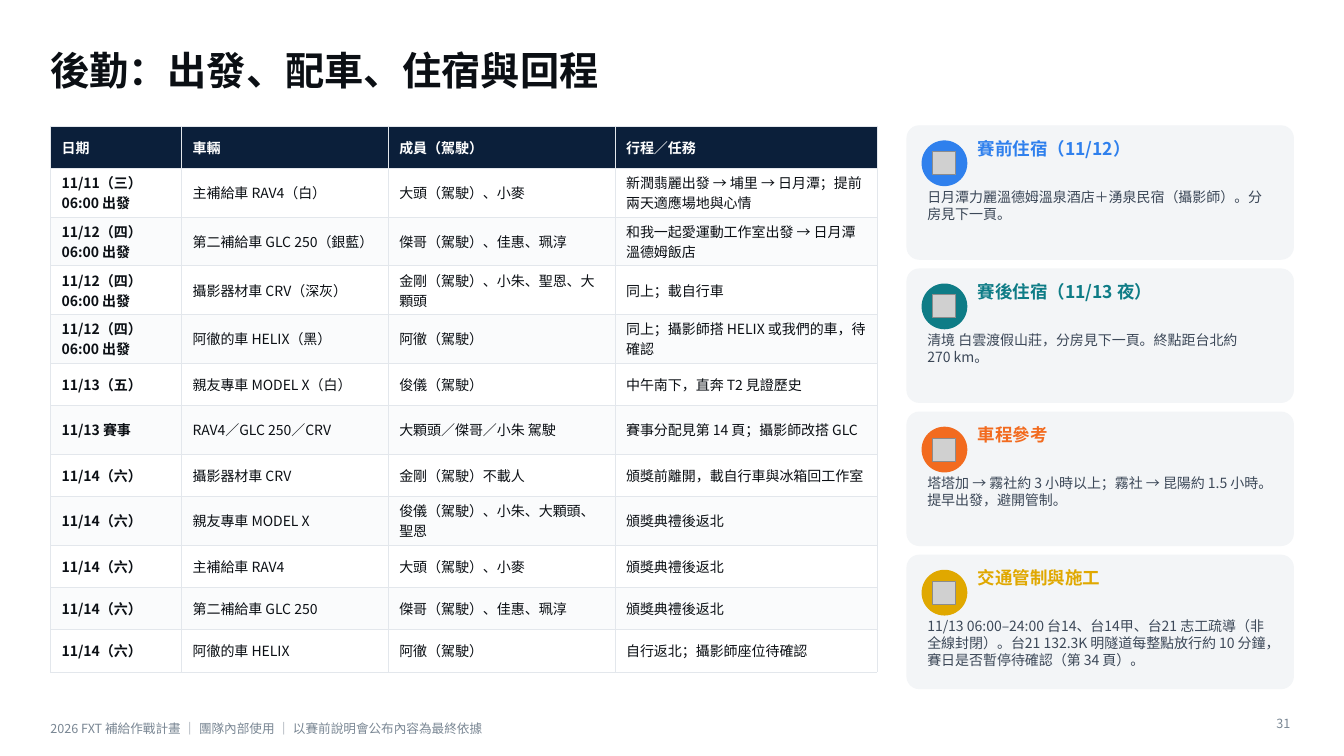
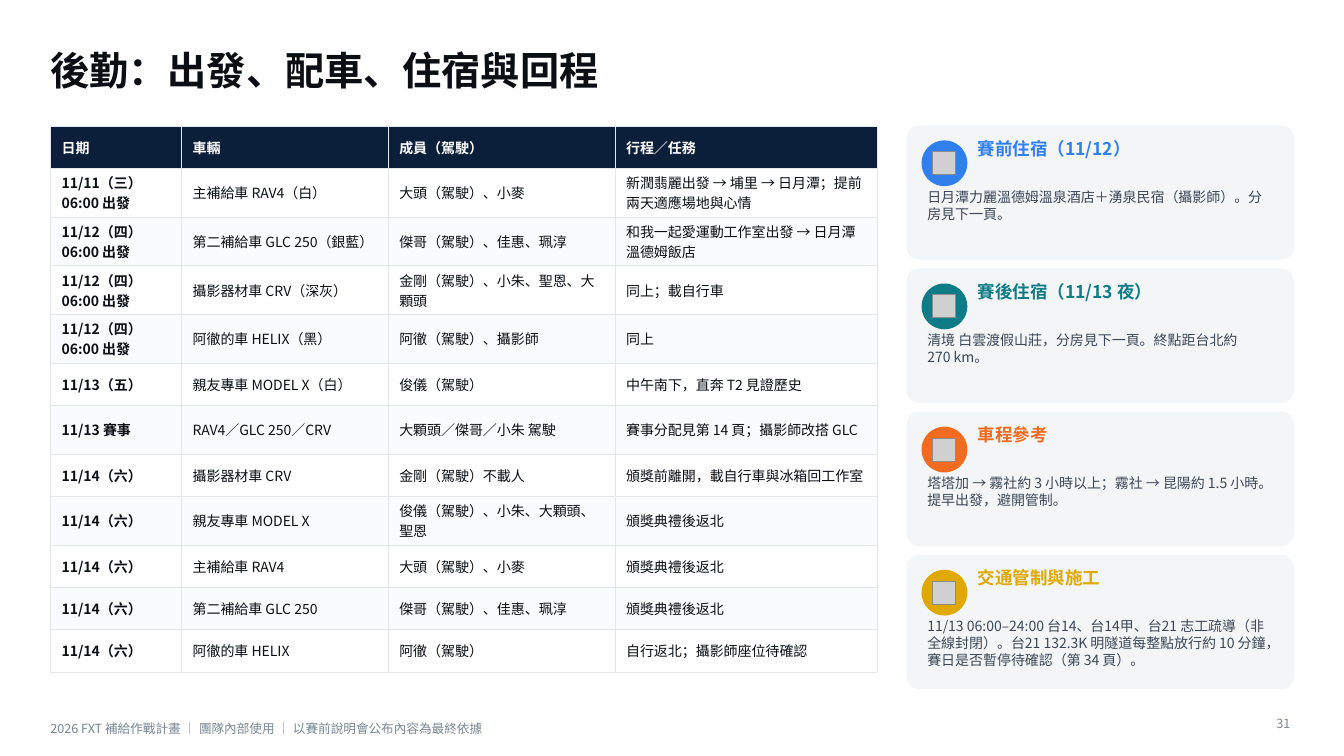
Before and after one commit to powermovebboy-sys/Race-site, a slide deck: slide 31 of deck/2026_FXT_補給作戰計畫.pptx. Drawn at 1344x756 pixels with LibreOffice and Linux fonts; fonts in the diff are those of the drawing; grey boxes stand for pictures. Boxes give left, top, right and bottom in pixels: in the first picture for what was removed or moved away, otherwise in the second. Text is boxed around its words. In the diff, an @@ line names an element or a change of style, - is before the commit and + after.

```diff
--- a/deck/2026_FXT_補給作戰計畫.pptx
+++ b/deck/2026_FXT_補給作戰計畫.pptx
@@ table at bbox=[50, 126, 877, 663] @@
-row 5, column 3: 阿徹（駕駛）
+row 5, column 3: 阿徹（駕駛）、攝影師
-row 5, column 4: 同上；攝影師搭 HELIX 或我們的車，待確認
+row 5, column 4: 同上
```
Also in this commit, not shown: 1 other slide changed, 3 other files.
